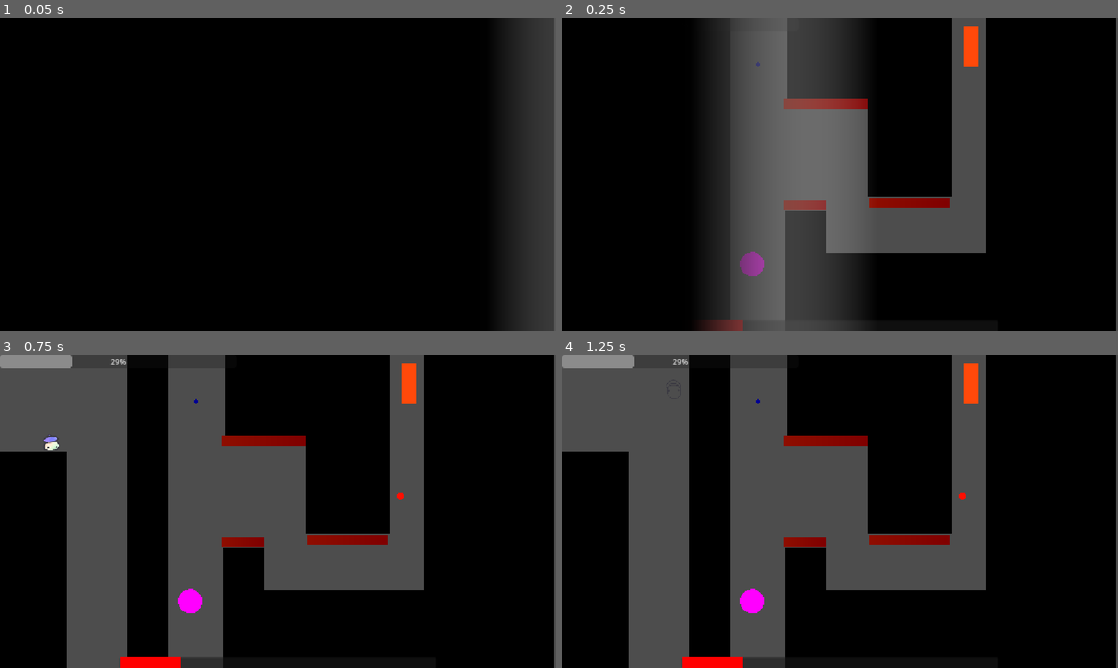
Above: before the commit, frames 1-4 (two rows, left to right).
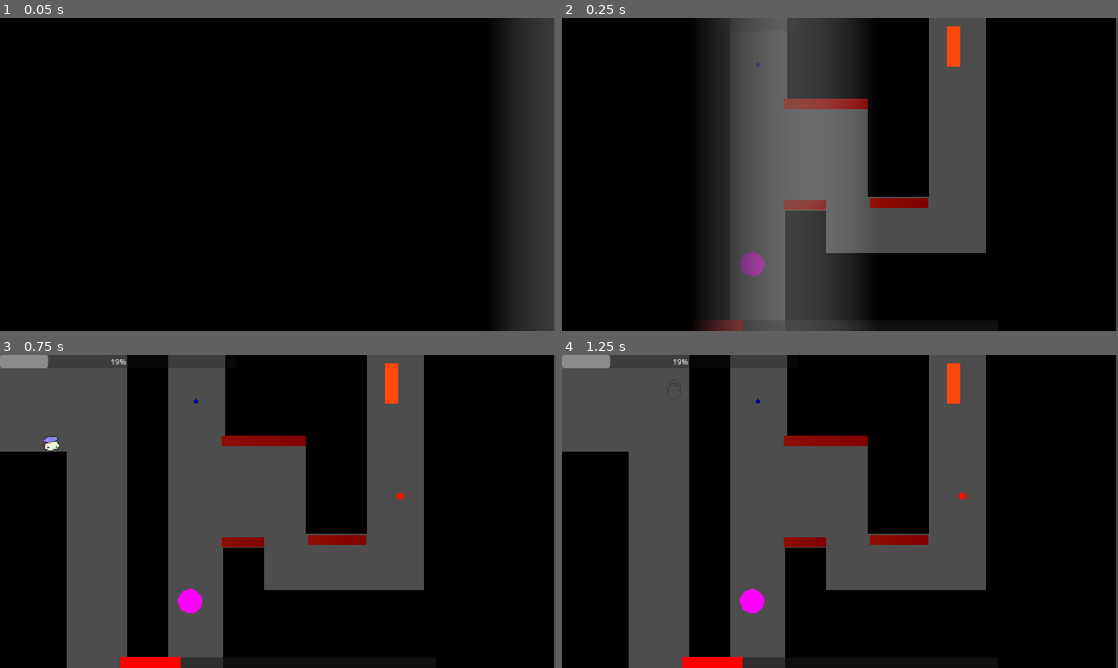
Above: after the commit, the same moments.

Repository: Cayuga007/summer-summit-2026
Game: Godot game, scene res://Levels/Level_13.tscn
Same seed, same stepped clock (60 frames per second), same inputs: the game is played once before the commit and once after it. This scene is started directly instead of the project's main scene. The engine's default icon, where the game draws it, is replaced by a stand-in: a white triangle on a blue panel in a dark square.
Inputs (mouse positions are in pixels of both pictures, inside the frame that each line leads up to):
- Up to frame 1 (0.05 s): no input
- Up to frame 2 (0.25 s): no input
- Up to frame 3 (0.75 s): move the mouse to (400, 495) at 0.52 s; hold D (right) from 0.53 s (still down); click (400, 495) at 0.67 s
- Up to frame 4 (1.25 s): keep holding D (right); tap Space (jump) at 0.77 s

Frame 1 is identical in both runs. In frame 2, 3.0% of the frame differs, in the area x 55-75%, y 0-61%; in frame 3, 3.2%, in the area x 8-75%, y 0-61%; in frame 4, 3.2%.

Commit message:
tiny tweak

Diff:
--- a/Levels/Level_13.tscn
+++ b/Levels/Level_13.tscn
@@ -14,7 +14,7 @@
 [node name="Level_13" type="Node2D" unique_id=389958481 node_paths=PackedStringArray("_buckets")]
 script = ExtResource("1_73ky0")
 _buckets = NodePath("Buckets")
-starting_paint_amount = 30.0
+starting_paint_amount = 20.0
 
 [node name="LevelCompleted" parent="." unique_id=798327044 instance=ExtResource("2_cggpm")]
 visible = false
@@ -48,7 +48,7 @@
 shape = SubResource("WorldBoundaryShape2D_8a5oj")
 
 [node name="VictoryDoor" parent="." unique_id=1387641807 instance=ExtResource("5_u4n5n")]
-position = Vector2(543, -529)
+position = Vector2(470, -529)
 
 [node name="Ceiling" type="StaticBody2D" parent="." unique_id=787770268]
 position = Vector2(4, -688)
@@ -70,12 +70,12 @@
 scale = Vector2(10.969069, 1.16)
 
 [node name="Platform9" parent="." unique_id=232114850 instance=ExtResource("4_tsrm8")]
-position = Vector2(290, -294)
-scale = Vector2(3.4660585, 7.76)
+position = Vector2(243, -294)
+scale = Vector2(2.5011601, 7.76)
 
 [node name="HazardBlock8" parent="." unique_id=284748221 instance=ExtResource("6_74g1q")]
-position = Vector2(299, 117.99997)
-scale = Vector2(10.489071, 1.16)
+position = Vector2(252, 117.99997)
+scale = Vector2(7.5690727, 1.16)
 
 [node name="Buckets" type="Node2D" parent="." unique_id=691748122]
 
